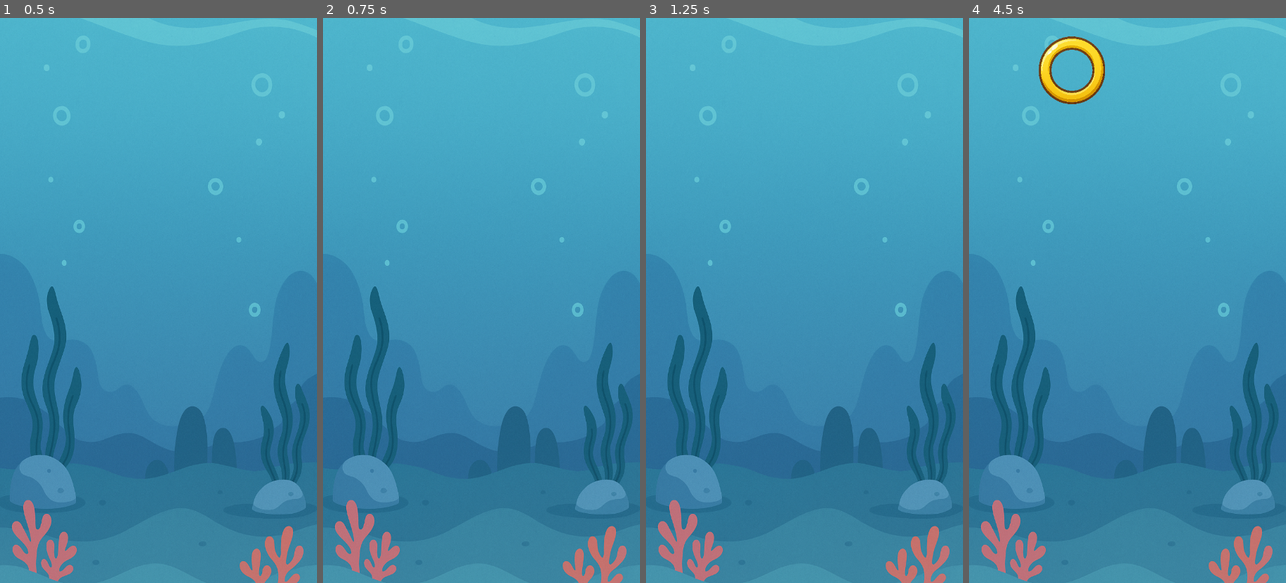
Above: before the commit, frames 1-4 (left to right).
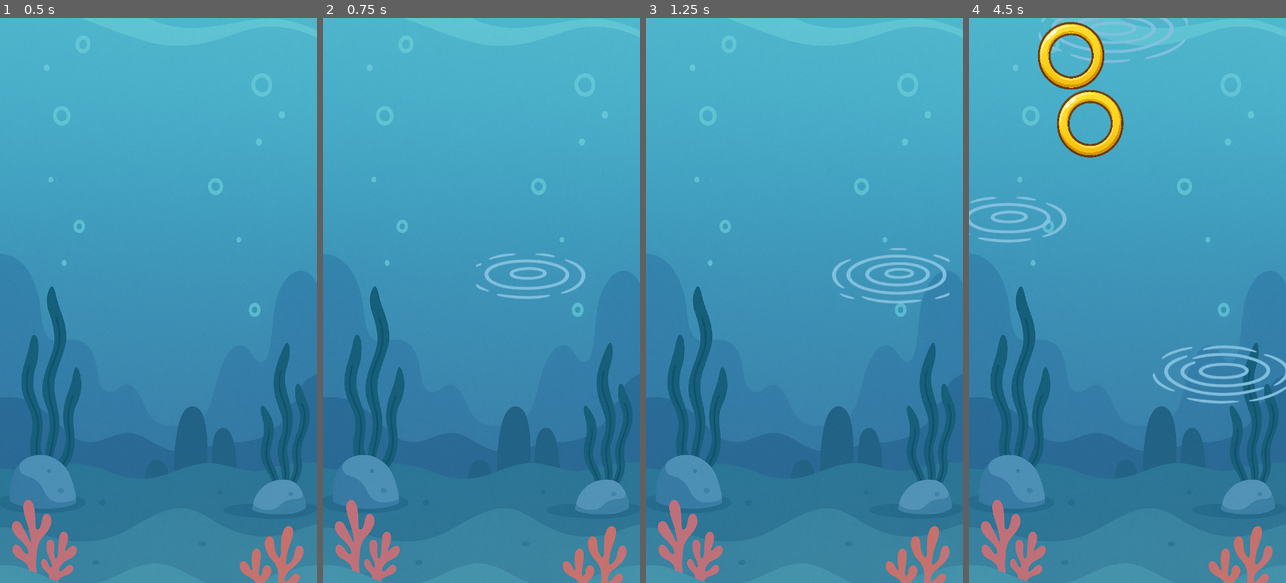
Above: after the commit, the same moments.

Repository: ericso/aqua-launch
Game: Godot game, scene res://main.tscn
Two runs of this game, one before a commit and one after it. Both use one fixed random seed, a clock stepped at 60 frames per second and the inputs below.
Inputs (mouse positions are in pixels of both pictures, inside the frame that each line leads up to):
- Up to frame 1 (0.5 s): no input
- Up to frame 2 (0.75 s): tap Enter at 0.5 s; move the mouse to (551, 272) at 0.52 s; click (551, 272) at 0.67 s
- Up to frame 3 (1.25 s): no input
- Up to frame 4 (4.5 s): move the mouse to (1064, 328) at 1.27 s; click (1064, 328) at 1.42 s; move the mouse to (1159, 176) at 2.02 s; click (1159, 176) at 2.17 s; move the mouse to (1111, 57) at 2.77 s; click (1111, 57) at 2.92 s; move the mouse to (1222, 385) at 3.52 s; click (1222, 385) at 3.67 s; move the mouse to (1032, 215) at 4.27 s; click (1032, 215) at 4.42 s

Frame 1 is identical in both runs. In frame 2, 0.7% of the frame differs, in the area x 48-83%, y 41-50%; in frame 3, 1.0%; in frame 4, 5.6%, in the area x 0-100%, y 0-69%.

Commit message:
rings are now rigidbody2d allowing for physics interactions; touch events to apply impulse; animation on touch event

Diff:
--- /dev/null
+++ b/main.gd
@@ -0,0 +1,40 @@
+extends Node2D
+
+@onready var ring_scene = preload("res://ring.tscn")
+@onready var ripple_scene = preload("res://ripple.tscn")
+
+var spawn_timer := 0.0
+
+@export var spawn_interval := 1.5 # seconds
+
+func _process(delta: float) -> void:
+	spawn_timer += delta
+	if spawn_timer >= spawn_interval:
+		spawn_timer = 0;
+		spawn_ring()
+
+func spawn_ring():
+	var ring = ring_scene.instantiate()
+	var x_pos = randf_range(50, 670) # Avoid edges of 720px wide screen
+	ring.position = Vector2(x_pos, -100)
+	add_child(ring)
+
+func _unhandled_input(event: InputEvent) -> void:
+	if event is InputEventScreenTouch and event.pressed:
+		apply_wave_impulse(event.position)
+
+func apply_wave_impulse(tap_pos: Vector2) -> void:
+	var ripple = ripple_scene.instantiate()
+	ripple.global_position = tap_pos
+	add_child(ripple)
+
+	# TODO remove after testing
+	print("Tap at: ", tap_pos)
+	for ring in get_tree().get_nodes_in_group("rings"):
+		if ring is RigidBody2D:
+			var dir = ring.global_position - tap_pos
+			var distance = dir.length()
+			if distance == 0:
+				continue
+			var force = clamp(5000 / distance, 50, 600)  # Inverse falloff
+			ring.apply_impulse(dir.normalized() * force)
--- a/main.tscn
+++ b/main.tscn
@@ -1,6 +1,6 @@
 [gd_scene load_steps=3 format=3 uid="uid://bya2v3tqhkihn"]
 
-[ext_resource type="Script" uid="uid://d31mucsnqfk84" path="res://spawner.gd" id="1_0xm2m"]
+[ext_resource type="Script" uid="uid://d31mucsnqfk84" path="res://main.gd" id="1_0xm2m"]
 [ext_resource type="Texture2D" uid="uid://bglokeey7o5vi" path="res://underwater-background.png" id="1_ig7tw"]
 
 [node name="Main" type="Node2D"]
--- a/project.godot
+++ b/project.godot
@@ -22,6 +22,10 @@
 window/size/always_on_top=true
 window/stretch/mode="viewport"
 
+[input_devices]
+
+pointing/emulate_touch_from_mouse=true
+
 [rendering]
 
 renderer/rendering_method="mobile"
--- a/ring.gd
+++ b/ring.gd
@@ -1,16 +1,11 @@
-extends Area2D
+extends RigidBody2D
 
-@export var fall_speed := 150.0
+@export var floating_damp := 6.5 # damping to simulate water resistance
 
 func _process(delta) -> void:
-	position.y += fall_speed * delta
 	if position.y > 1400:
 		queue_free()
 
 func _ready():
-	connect("input_event", Callable(self, "_on_input_event"))
-
-func _on_input_event(viewport, event, shape_idx):
-	if event is InputEventMouseButton and event.pressed:
-		print("Ring clicked!")
-		queue_free()  # or collect, score, etc.
+	linear_damp = floating_damp
+	angular_damp = floating_damp
--- a/ring.tscn
+++ b/ring.tscn
@@ -6,7 +6,7 @@
 [sub_resource type="CircleShape2D" id="CircleShape2D_jiui3"]
 radius = 292.32
 
-[node name="Ring" type="Area2D"]
+[node name="Ring" type="RigidBody2D" groups=["rings"]]
 script = ExtResource("1_ln3uk")
 
 [node name="Sprite" type="Sprite2D" parent="."]
--- /dev/null
+++ b/ripple.gd
@@ -0,0 +1,5 @@
+extends Node2D
+
+func _ready():
+	$AnimatedSprite2D.play()
+	$AnimatedSprite2D.connect("animation_finished", Callable(self, "queue_free"))
--- /dev/null
+++ b/ripple.tscn
@@ -0,0 +1,88 @@
+[gd_scene load_steps=13 format=3 uid="uid://c5kcupxvre0w6"]
+
+[ext_resource type="Script" uid="uid://dk05kjtjmeqw0" path="res://ripple.gd" id="1_b3hhm"]
+[ext_resource type="Texture2D" uid="uid://bm1owdy1vs202" path="res://ripple.png" id="2_lfj1i"]
+
+[sub_resource type="AtlasTexture" id="AtlasTexture_0iq33"]
+atlas = ExtResource("2_lfj1i")
+region = Rect2(0, 0, 341, 341)
+
+[sub_resource type="AtlasTexture" id="AtlasTexture_1a6ru"]
+atlas = ExtResource("2_lfj1i")
+region = Rect2(341, 0, 341, 341)
+
+[sub_resource type="AtlasTexture" id="AtlasTexture_6pcsk"]
+atlas = ExtResource("2_lfj1i")
+region = Rect2(682, 0, 341, 341)
+
+[sub_resource type="AtlasTexture" id="AtlasTexture_wu283"]
+atlas = ExtResource("2_lfj1i")
+region = Rect2(0, 341, 341, 341)
+
+[sub_resource type="AtlasTexture" id="AtlasTexture_lrso6"]
+atlas = ExtResource("2_lfj1i")
+region = Rect2(341, 341, 341, 341)
+
+[sub_resource type="AtlasTexture" id="AtlasTexture_rjskx"]
+atlas = ExtResource("2_lfj1i")
+region = Rect2(682, 341, 341, 341)
+
+[sub_resource type="AtlasTexture" id="AtlasTexture_yq8tp"]
+atlas = ExtResource("2_lfj1i")
+region = Rect2(0, 682, 341, 341)
+
+[sub_resource type="AtlasTexture" id="AtlasTexture_vby1v"]
+atlas = ExtResource("2_lfj1i")
+region = Rect2(341, 682, 341, 341)
+
+[sub_resource type="AtlasTexture" id="AtlasTexture_48pe2"]
+atlas = ExtResource("2_lfj1i")
+region = Rect2(682, 682, 341, 341)
+
+[sub_resource type="SpriteFrames" id="SpriteFrames_huefa"]
+animations = [{
+"frames": [],
+"loop": true,
+"name": &"default",
+"speed": 5.0
+}, {
+"frames": [{
+"duration": 1.0,
+"texture": SubResource("AtlasTexture_0iq33")
+}, {
+"duration": 1.0,
+"texture": SubResource("AtlasTexture_1a6ru")
+}, {
+"duration": 1.0,
+"texture": SubResource("AtlasTexture_6pcsk")
+}, {
+"duration": 1.0,
+"texture": SubResource("AtlasTexture_wu283")
+}, {
+"duration": 1.0,
+"texture": SubResource("AtlasTexture_lrso6")
+}, {
+"duration": 1.0,
+"texture": SubResource("AtlasTexture_rjskx")
+}, {
+"duration": 1.0,
+"texture": SubResource("AtlasTexture_yq8tp")
+}, {
+"duration": 1.0,
+"texture": SubResource("AtlasTexture_vby1v")
+}, {
+"duration": 1.0,
+"texture": SubResource("AtlasTexture_48pe2")
+}],
+"loop": false,
+"name": &"ripple",
+"speed": 5.0
+}]
+
+[node name="Ripple" type="Node2D"]
+script = ExtResource("1_b3hhm")
+
+[node name="AnimatedSprite2D" type="AnimatedSprite2D" parent="."]
+sprite_frames = SubResource("SpriteFrames_huefa")
+animation = &"ripple"
+autoplay = "ripple"
--- a/spawner.gd
+++ /dev/null
@@ -1,19 +0,0 @@
-extends Node2D
-
-@onready var ring_scene = preload("res://ring.tscn")
-
-var spawn_timer := 0.0
-
-@export var spawn_interval := 1.5 # seconds
-
-func _process(delta: float) -> void:
-	spawn_timer += delta
-	if spawn_timer >= spawn_interval:
-		spawn_timer = 0;
-		spawn_ring()
-
-func spawn_ring():
-	var ring = ring_scene.instantiate()
-	var x_pos = randf_range(50, 670) # Avoid edges of 720px wide screen
-	ring.position = Vector2(x_pos, -100)
-	add_child(ring)
Renamed: spawner.gd.uid -> main.gd.uid
Not shown, added: ripple.gd.uid
Binary file added: ripple.png
Not shown, added: ripple.png.import
